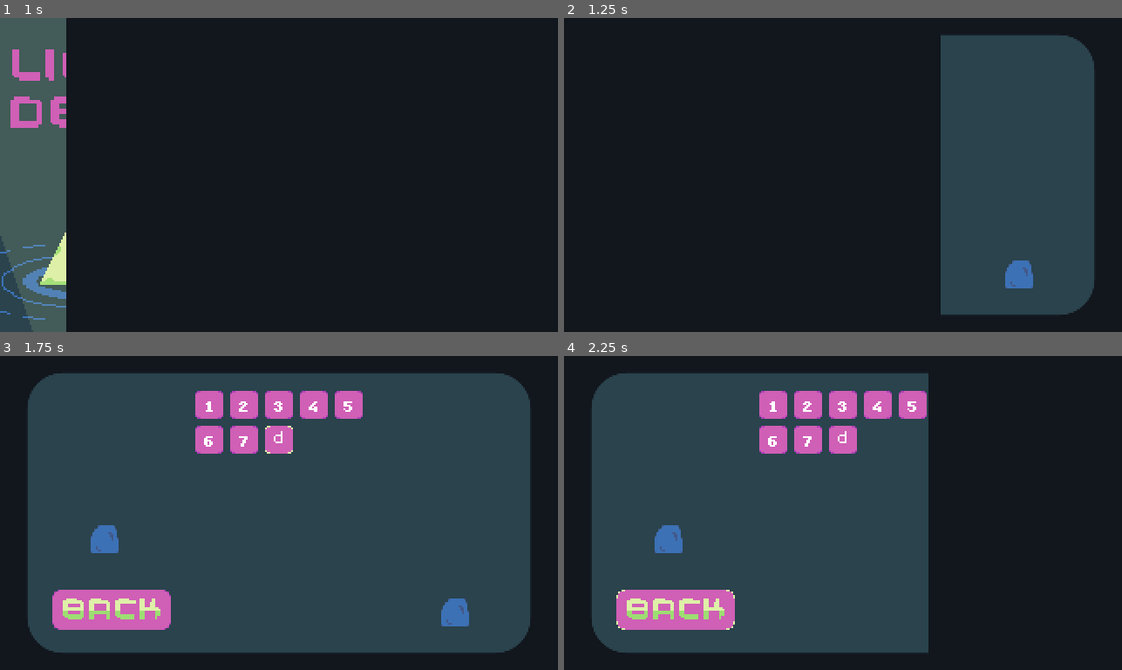
Above: before the commit, frames 1-4 (two rows, left to right).
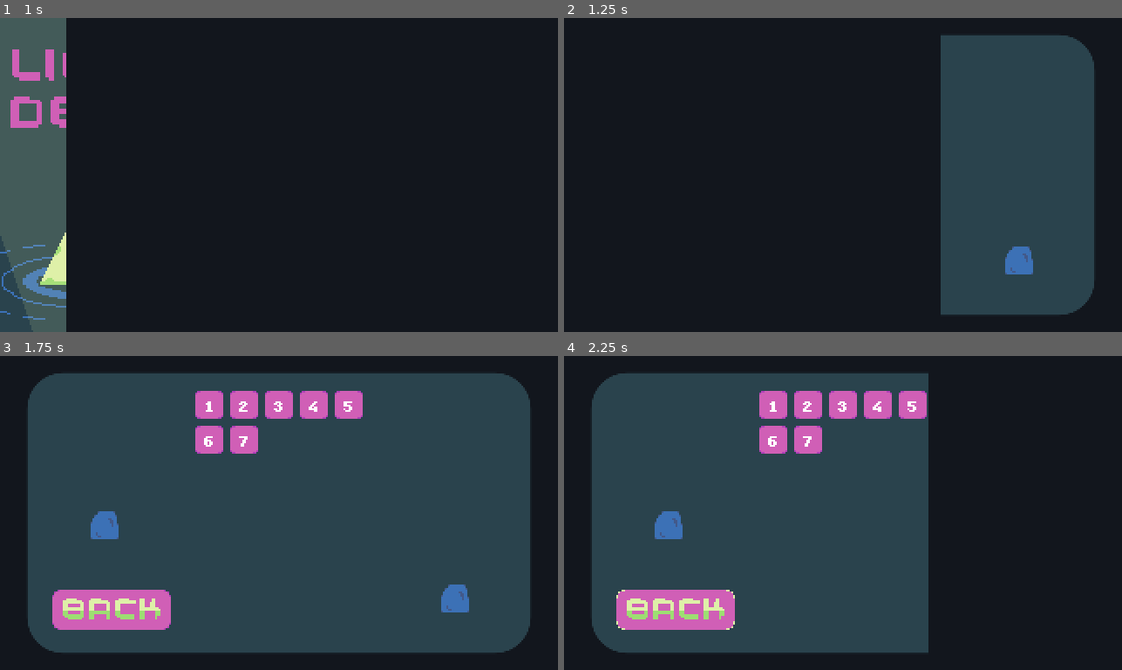
Above: after the commit, the same moments.

Repository: genericuser990/GameJamTowerTheme
Game: Godot game, scene res://Scenes/SceneManager.tscn
The game is run twice, just before and just after one commit, with the same random seed, the same clock (stepped at 60 frames per second) and the same inputs.
Inputs (mouse positions are in pixels of both pictures, inside the frame that each line leads up to):
- Up to frame 1 (1 s): click (256, 244) at 0.5 s
- Up to frame 2 (1.25 s): no input
- Up to frame 3 (1.75 s): click (279, 440) at 1.25 s, where only the run before the commit has a clickable "d"
- Up to frame 4 (2.25 s): click (675, 610) at 2 s

Frame 1 is identical in both runs. In frame 2, 0.5% of the frame differs, in the area x 79-85%, y 72-87%; in frame 3, 1.4%, in the area x 16-85%, y 22-87%; in frame 4, 0.9%.

Commit message:
added ysort

Diff:
--- a/Scenes/Boat.tscn
+++ b/Scenes/Boat.tscn
@@ -6,7 +6,7 @@
 [ext_resource path="res://Scenes/WaterSplash.tscn" type="PackedScene" id=4]
 
 [sub_resource type="RectangleShape2D" id=1]
-extents = Vector2( 5, 4.5 )
+extents = Vector2( 7, 5.5 )
 
 [sub_resource type="Curve" id=2]
 min_value = -360.0
@@ -20,17 +20,16 @@
 script = ExtResource( 2 )
 
 [node name="WaterSplash" parent="." instance=ExtResource( 4 )]
-position = Vector2( 0, 8 )
 
 [node name="CollisionShape2D" type="CollisionShape2D" parent="."]
-position = Vector2( 0, 1.5 )
+position = Vector2( 0, -6 )
 shape = SubResource( 1 )
 
 [node name="Boat1" type="Sprite" parent="."]
+position = Vector2( 0, -8 )
 texture = ExtResource( 1 )
 
 [node name="plankBurst" type="CPUParticles2D" parent="."]
-position = Vector2( 0, 2 )
 emitting = false
 one_shot = true
 explosiveness = 1.0
@@ -47,5 +46,4 @@
 scale_amount_curve = SubResource( 3 )
 
 [node name="Camera2D" type="Camera2D" parent="."]
-position = Vector2( -1, 0 )
 zoom = Vector2( 0.5, 0.5 )
--- a/Scenes/Box.tscn
+++ b/Scenes/Box.tscn
@@ -12,14 +12,13 @@
 pushPower = 45
 
 [node name="CollisionShape2D" type="CollisionShape2D" parent="."]
-position = Vector2( 0, 0.625 )
+position = Vector2( 0, -6 )
 shape = SubResource( 1 )
 
 [node name="TextureRect" type="TextureRect" parent="."]
 margin_left = -8.0
-margin_top = -8.0
+margin_top = -16.0
 margin_right = 8.0
-margin_bottom = 8.0
 rect_clip_content = true
 
 [node name="MoveableRock1" type="Sprite" parent="TextureRect"]
--- a/Scenes/Levels/Level1.tscn
+++ b/Scenes/Levels/Level1.tscn
@@ -5,16 +5,16 @@
 [ext_resource path="res://Scenes/Rock.tscn" type="PackedScene" id=3]
 [ext_resource path="res://Sprites/bg.png" type="Texture" id=4]
 
-[node name="Level1" type="Node"]
+[node name="Level1" type="YSort"]
 
 [node name="Monster" parent="." instance=ExtResource( 2 )]
 position = Vector2( 66, 98 )
 
 [node name="Boat" parent="." instance=ExtResource( 1 )]
-position = Vector2( 215, 66 )
+position = Vector2( 208, 66 )
 
 [node name="Rock" parent="." instance=ExtResource( 3 )]
-position = Vector2( 233, 116 )
+position = Vector2( 233, 115 )
 
 [node name="Rock2" parent="." instance=ExtResource( 3 )]
 position = Vector2( 51, 43 )
--- a/Scenes/Levels/Level2.tscn
+++ b/Scenes/Levels/Level2.tscn
@@ -6,7 +6,7 @@
 [ext_resource path="res://Scenes/Lighthouse.tscn" type="PackedScene" id=4]
 [ext_resource path="res://Sprites/bg.png" type="Texture" id=5]
 
-[node name="Level2" type="Node"]
+[node name="Level2" type="YSort"]
 
 [node name="Monster" parent="." instance=ExtResource( 3 )]
 position = Vector2( 49, 49 )
@@ -22,14 +22,14 @@
 lightAngle = 20
 dirVector = Vector2( -4, -1 )
 
+[node name="Rock2" parent="." instance=ExtResource( 1 )]
+position = Vector2( 7, 105 )
+
+[node name="Rock3" parent="." instance=ExtResource( 1 )]
+position = Vector2( 76, 142 )
+
 [node name="Bg" type="Sprite" parent="."]
 position = Vector2( 135, 75 )
 scale = Vector2( 270, 150 )
 z_index = -10
 texture = ExtResource( 5 )
-
-[node name="Rock2" parent="." instance=ExtResource( 1 )]
-position = Vector2( 7, 105 )
-
-[node name="Rock3" parent="." instance=ExtResource( 1 )]
-position = Vector2( 76, 142 )
--- a/Scenes/Levels/Level3.tscn
+++ b/Scenes/Levels/Level3.tscn
@@ -6,7 +6,7 @@
 [ext_resource path="res://Scenes/Box.tscn" type="PackedScene" id=4]
 [ext_resource path="res://Sprites/bg.png" type="Texture" id=5]
 
-[node name="Level3" type="Node"]
+[node name="Level3" type="YSort"]
 
 [node name="Monster" parent="." instance=ExtResource( 3 )]
 position = Vector2( 49, 49 )
--- a/Scenes/Levels/Level4.tscn
+++ b/Scenes/Levels/Level4.tscn
@@ -6,7 +6,7 @@
 [ext_resource path="res://Sprites/bg.png" type="Texture" id=4]
 [ext_resource path="res://Scenes/Rock.tscn" type="PackedScene" id=5]
 
-[node name="Level4" type="Node"]
+[node name="Level4" type="YSort"]
 
 [node name="Monster" parent="." instance=ExtResource( 3 )]
 position = Vector2( 254, 140 )
@@ -18,14 +18,14 @@
 [node name="Boat" parent="." instance=ExtResource( 1 )]
 position = Vector2( 103, 59 )
 
+[node name="Rock" parent="." instance=ExtResource( 5 )]
+position = Vector2( 56, 142 )
+
+[node name="Rock2" parent="." instance=ExtResource( 5 )]
+position = Vector2( 226, 38 )
+
 [node name="Bg" type="Sprite" parent="."]
 position = Vector2( 135, 75 )
 scale = Vector2( 270, 150 )
 z_index = -10
 texture = ExtResource( 4 )
-
-[node name="Rock" parent="." instance=ExtResource( 5 )]
-position = Vector2( 56, 142 )
-
-[node name="Rock2" parent="." instance=ExtResource( 5 )]
-position = Vector2( 226, 38 )
--- a/Scenes/Levels/Level5.tscn
+++ b/Scenes/Levels/Level5.tscn
@@ -6,7 +6,7 @@
 [ext_resource path="res://Scenes/Lighthouse.tscn" type="PackedScene" id=4]
 [ext_resource path="res://Sprites/bg.png" type="Texture" id=5]
 
-[node name="Level5" type="Node"]
+[node name="Level5" type="YSort"]
 
 [node name="Monster" parent="." instance=ExtResource( 2 )]
 position = Vector2( 50, 54 )
--- a/Scenes/Levels/Level6.tscn
+++ b/Scenes/Levels/Level6.tscn
@@ -7,7 +7,7 @@
 [ext_resource path="res://Sprites/bg.png" type="Texture" id=5]
 [ext_resource path="res://Scenes/Rock.tscn" type="PackedScene" id=6]
 
-[node name="Level6" type="Node"]
+[node name="Level6" type="YSort"]
 
 [node name="Lighthouse" parent="." instance=ExtResource( 3 )]
 position = Vector2( 254, 94 )
--- a/Scenes/Levels/Level7.tscn
+++ b/Scenes/Levels/Level7.tscn
@@ -6,7 +6,7 @@
 [ext_resource path="res://Sprites/bg.png" type="Texture" id=4]
 [ext_resource path="res://Scenes/Rock.tscn" type="PackedScene" id=5]
 
-[node name="Level7" type="Node"]
+[node name="Level7" type="YSort"]
 
 [node name="Monster" parent="." instance=ExtResource( 2 )]
 position = Vector2( 62, 36 )
--- a/Scenes/Lighthouse.tscn
+++ b/Scenes/Lighthouse.tscn
@@ -9,7 +9,6 @@
 extents = Vector2( 7.25, 4 )
 
 [node name="Lighthouse" type="StaticBody2D" groups=["lighthouses"]]
-z_index = 5
 script = ExtResource( 2 )
 __meta__ = {
 "_edit_group_": true
@@ -17,13 +16,13 @@
 ray = ExtResource( 3 )
 
 [node name="WaterSplash" parent="." instance=ExtResource( 4 )]
-position = Vector2( 0, 8 )
 
 [node name="LighthouseSprite" type="Sprite" parent="."]
+position = Vector2( 0, -8 )
 texture = ExtResource( 1 )
 
 [node name="CollisionShape2D" type="CollisionShape2D" parent="."]
-position = Vector2( 0, 4 )
+position = Vector2( 0, -4 )
 shape = SubResource( 1 )
 
 [node name="AnimationPlayer" type="AnimationPlayer" parent="."]
--- a/Scenes/Monster.tscn
+++ b/Scenes/Monster.tscn
@@ -135,11 +135,10 @@
 resource_name = "idle"
 
 [node name="Monster" type="KinematicBody2D"]
-z_index = 3
 script = ExtResource( 2 )
 
 [node name="CollisionShape2D" type="CollisionShape2D" parent="."]
-position = Vector2( 0.5, -0.5 )
+position = Vector2( 0, -2 )
 shape = SubResource( 3 )
 
 [node name="AnimationPlayer" type="AnimationPlayer" parent="."]
@@ -163,7 +162,6 @@
 script = ExtResource( 3 )
 
 [node name="WaterSplash" parent="." instance=ExtResource( 4 )]
-position = Vector2( 0, 2 )
 isMoving = true
 
 [node name="Tween" type="Tween" parent="."]
--- a/Scenes/Rock.tscn
+++ b/Scenes/Rock.tscn
@@ -9,12 +9,11 @@
 [node name="Rock" type="StaticBody2D"]
 
 [node name="WaterSplash" parent="." instance=ExtResource( 2 )]
-position = Vector2( 0, 8 )
 
 [node name="Sprite" type="Sprite" parent="."]
-z_index = 2
+position = Vector2( 0, -8 )
 texture = ExtResource( 1 )
 
 [node name="CollisionShape2D" type="CollisionShape2D" parent="."]
-position = Vector2( 0, 4 )
+position = Vector2( 0, -4 )
 shape = SubResource( 1 )
--- a/Scenes/WaterSplash.tscn
+++ b/Scenes/WaterSplash.tscn
@@ -6,6 +6,7 @@
 _data = [ Vector2( 0, 1 ), 0.0, 0.0, 0, 0, Vector2( 1, 0.195405 ), 0.0, 0.0, 0, 0 ]
 
 [node name="WaterSplash" type="CPUParticles2D"]
+z_index = -3
 emitting = false
 amount = 30
 one_shot = true
--- a/Scenes/ui/Menu.tscn
+++ b/Scenes/ui/Menu.tscn
@@ -110,16 +110,6 @@
 [node name="Label" parent="ViewportContainer/Viewport/Panel/MarginContainer/GridContainer/LevelSelectButton7" index="0"]
 text = " 7"
 
-[node name="LevelSelectButton8" parent="ViewportContainer/Viewport/Panel/MarginContainer/GridContainer" instance=ExtResource( 1 )]
-margin_left = 40.0
-margin_top = 20.0
-margin_right = 56.0
-margin_bottom = 36.0
-
-[node name="Label" parent="ViewportContainer/Viewport/Panel/MarginContainer/GridContainer/LevelSelectButton8" index="0"]
-text = " d
-"
-
 [node name="Rock" parent="ViewportContainer/Viewport" instance=ExtResource( 4 )]
 position = Vector2( 60, 105 )
 
@@ -133,4 +123,3 @@
 [editable path="ViewportContainer/Viewport/Panel/MarginContainer/GridContainer/LevelSelectButton5"]
 [editable path="ViewportContainer/Viewport/Panel/MarginContainer/GridContainer/LevelSelectButton6"]
 [editable path="ViewportContainer/Viewport/Panel/MarginContainer/GridContainer/LevelSelectButton7"]
-[editable path="ViewportContainer/Viewport/Panel/MarginContainer/GridContainer/LevelSelectButton8"]
